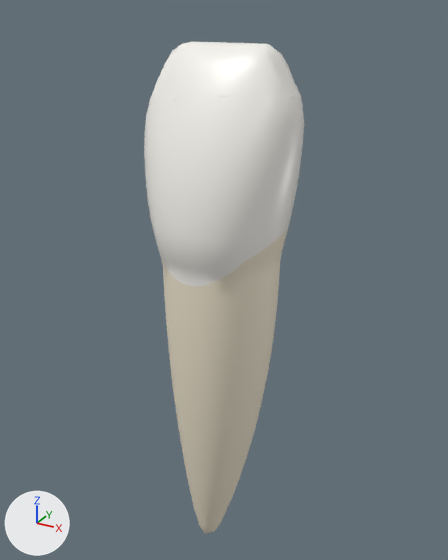
An edit to the glTF model public/models/teeth/82.glb, drawn before and after from the same camera.
Both versions are drawn from a 50 mm camera at (7.34, -13.38, 5.94) aimed at (-0.26, 0.44, -0.97). Lighting does not change. The marker at lower left points along +X, +Y and +Z. The first picture is the older version. Where no turn or scale is listed for an object, it has been applied to the vertices.

In view in the first picture: 'D', 'I', 'M', 'V', 'root'.
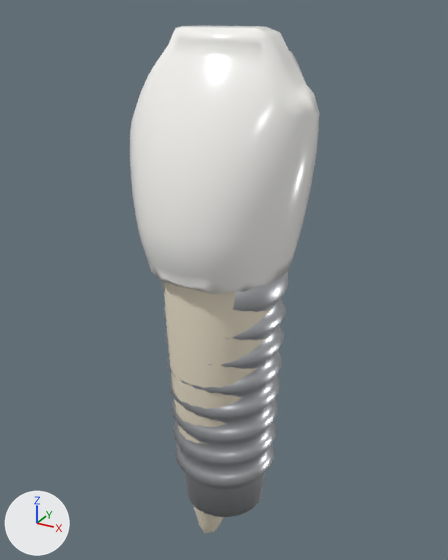
Where the newer file only moved an object's origin or applied its transform, the numbers keep the older frame.

Where the change shows, as pixel boxes [x1, y1, x2, y2] in the pictures (448 x 560 px):
```json
{"object": "crown", "change": "added", "after": [130, 26, 320, 294]}
{"object": "implant", "change": "added", "after": [161, 271, 288, 517]}
{"object": "V", "change": "unchanged, covered by the edit", "before": [146, 95, 248, 286]}
{"object": "M", "change": "unchanged, covered by the edit", "before": [245, 95, 304, 261]}
{"object": "I", "change": "unchanged, covered by the edit", "before": [153, 42, 300, 104]}
```

Scene script edits in JSON lines:
```json
{"op": "add", "block": "mat_titanium", "code": ["mat_titanium = principled_material('titanium')", "mat_titanium.base_color = (0.72, 0.74, 0.77)  # light grey #dddfe3", "mat_titanium.metallic = 1.0", "mat_titanium.roughness = 0.35"]}
{"op": "add", "block": "mat_ceramic", "code": ["mat_ceramic = principled_material('ceramic')", "mat_ceramic.base_color = (0.97, 0.96, 0.93)  # white #fcfaf7", "mat_ceramic.roughness = 0.2"]}
{"op": "add", "block": "me_implant", "code": ["me_implant = bpy.data.meshes.new('implant')", "me_implant.from_pydata(...)  # 866 vertices, 1728 faces; spans x -1.7..1.7, y -1.7..1.7, z -5.85..5.85", "me_implant.materials.append(mat_titanium)  # light grey #dddfe3"]}
{"op": "add", "block": "me_crown", "code": ["me_crown = bpy.data.meshes.new('crown')", "me_crown.from_pydata(...)  # 494 vertices, 984 faces; spans x -2.37..2.37, y -2.34..2.34, z -2.93..2.93", "me_crown.materials.append(mat_ceramic)  # white #fcfaf7"]}
{"op": "add", "block": "ob_implant", "code": ["ob_implant = bpy.data.objects.new('implant', me_implant)", "ob_implant.location = (0.0, 0.0, -2.65)"]}
{"op": "add", "block": "ob_crown", "code": ["ob_crown = bpy.data.objects.new('crown', me_crown)", "ob_crown.location = (0.01, 0.0, 2.62)"]}
```
